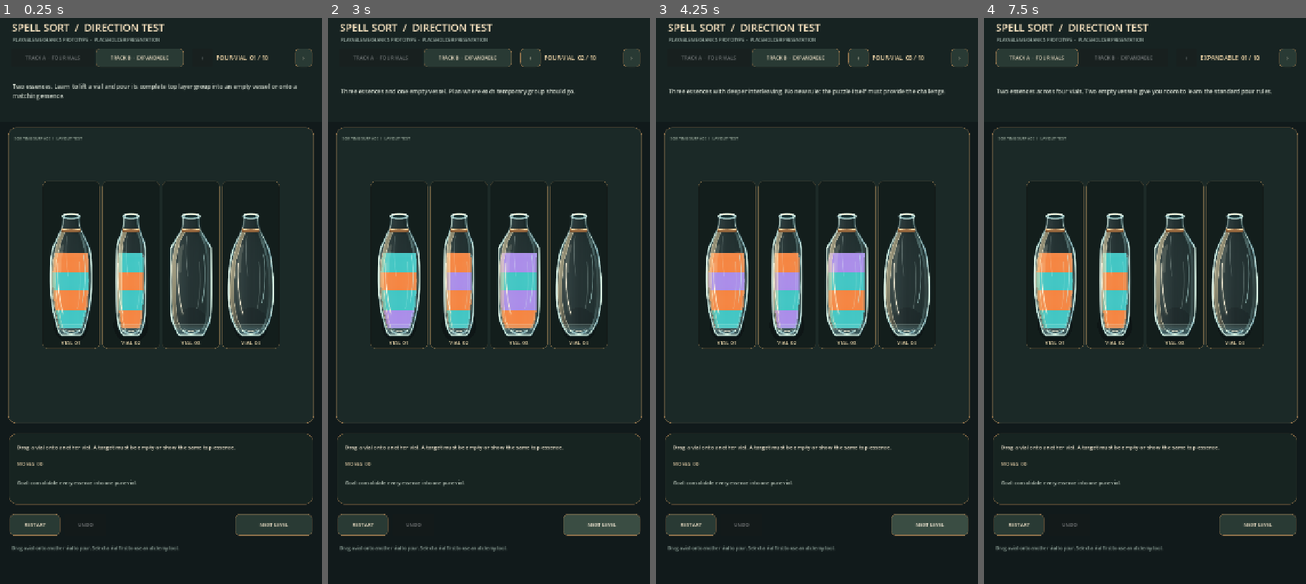
Above: before the commit, frames 1-4 (left to right).
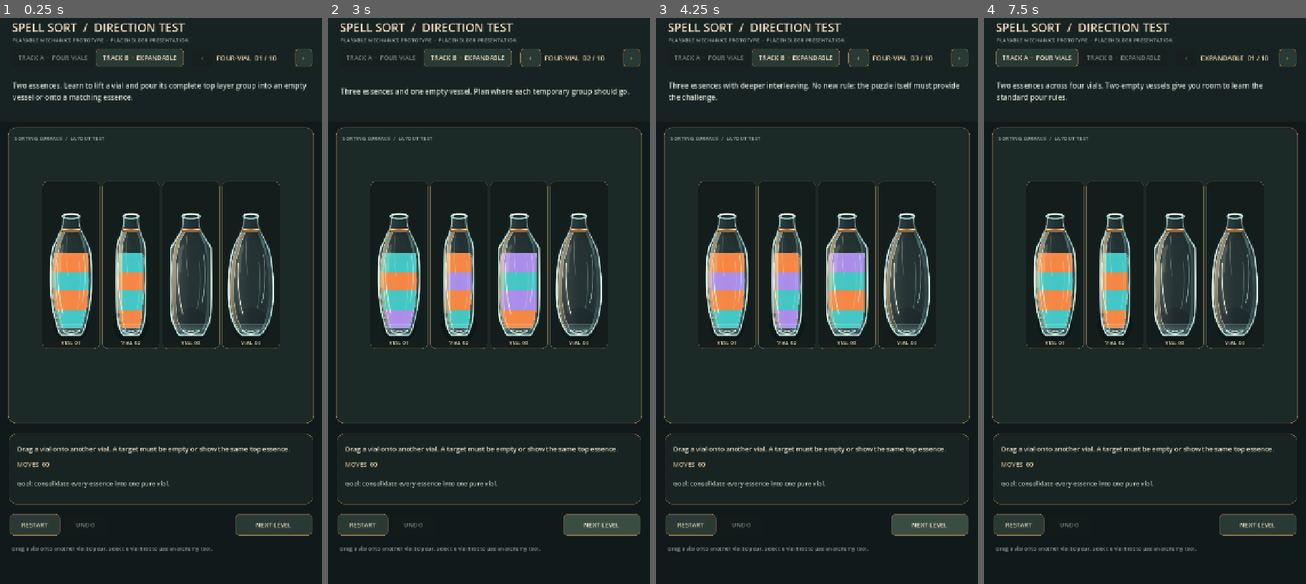
Above: after the commit, the same moments.

Repository: Kryodo/spell-sort-game
Game: Godot game, scene res://scenes/sorting_direction_prototype.tscn
The game is run twice, just before and just after one commit, with the same random seed, the same clock (stepped at 60 frames per second) and the same inputs. This scene is started directly instead of the project's main scene.
Inputs:
- Up to frame 1 (0.25 s): no input
- Up to frame 2 (3 s): click "RESTART" at 0.5 s; click "RESTART" at 1.25 s; click "RESTART" at 2 s; click "NEXT LEVEL" at 2.75 s
- Up to frame 3 (4.25 s): click "NEXT LEVEL" at 3.5 s
- Up to frame 4 (7.5 s): click "TRACK B · EXPANDABLE" at 4.25 s; click "TRACK A · FOUR VIALS" at 5 s; click "›" at 5.75 s; click "‹" at 6.5 s; click "TRACK B · EXPANDABLE" at 7.25 s

The runs differ from the first frame. In frame 1, 3.6% of the frame differs, in the area x 3-96%, y 0-95%; in frame 2, 3.3%; in frame 3, 3.8%, in the area x 3-95%, y 0-95%; in frame 4, 3.8%.

Commit message:
Fix anchored vial dragging and enlarge prototype typography

Diff:
--- a/scripts/sorting_direction_prototype.gd
+++ b/scripts/sorting_direction_prototype.gd
@@ -214,9 +214,9 @@
 
 
 func _build_interface() -> void:
-	var title := _make_label("SPELL SORT  /  DIRECTION TEST", Vector2(26.0, 18.0), Vector2(500.0, 38.0), 23, Color("#f3dfbd"))
+	var title := _make_label("SPELL SORT  /  DIRECTION TEST", Vector2(26.0, 18.0), Vector2(500.0, 38.0), 26, Color("#f3dfbd"))
 	add_child(title)
-	var subtitle := _make_label("PLAYABLE MECHANICS PROTOTYPE  ·  PLACEHOLDER PRESENTATION", Vector2(28.0, 54.0), Vector2(610.0, 20.0), 10, Color("#9eb0a8"))
+	var subtitle := _make_label("PLAYABLE MECHANICS PROTOTYPE  ·  PLACEHOLDER PRESENTATION", Vector2(28.0, 54.0), Vector2(610.0, 20.0), 12, Color("#9eb0a8"))
 	add_child(subtitle)
 
 	track_a_button = _make_button("TRACK A  ·  FOUR VIALS", Vector2(26.0, 84.0), Vector2(178.0, 42.0), Callable(self, "_select_track_a"))
@@ -226,30 +226,30 @@
 
 	previous_button = _make_button("‹", Vector2(430.0, 84.0), Vector2(46.0, 42.0), Callable(self, "_previous_level"))
 	add_child(previous_button)
-	level_label = _make_label("", Vector2(484.0, 82.0), Vector2(164.0, 46.0), 13, Color("#f0d6a8"))
+	level_label = _make_label("", Vector2(484.0, 82.0), Vector2(164.0, 46.0), 15, Color("#f0d6a8"))
 	add_child(level_label)
 	next_button = _make_button("›", Vector2(660.0, 84.0), Vector2(38.0, 42.0), Callable(self, "_next_level"))
 	add_child(next_button)
 
-	description_label = _make_label("", Vector2(28.0, 139.0), Vector2(664.0, 82.0), 13, Color("#d1d9ce"), true)
+	description_label = _make_label("", Vector2(28.0, 139.0), Vector2(664.0, 82.0), 16, Color("#d1d9ce"), true)
 	add_child(description_label)
 
 	var board := _make_panel(Rect2(18.0, 260.0, 684.0, 662.0), Color("#1b2927"), Color("#8e714c"), 18)
 	board.z_index = 0
 	add_child(board)
 
-	var board_title := _make_label("SORTING SURFACE  /  LAYOUT TEST", Vector2(32.0, 273.0), Vector2(560.0, 20.0), 9, Color("#9cae9f"))
+	var board_title := _make_label("SORTING SURFACE  /  LAYOUT TEST", Vector2(32.0, 273.0), Vector2(560.0, 20.0), 12, Color("#9cae9f"))
 	add_child(board_title)
 
 	var status_panel := _make_panel(Rect2(20.0, 944.0, 680.0, 158.0), Color("#172421"), Color("#856844"), 16)
 	status_panel.z_index = 0
 	add_child(status_panel)
 
-	status_label = _make_label("", Vector2(38.0, 956.0), Vector2(644.0, 38.0), 12, Color("#f0e6d1"), true)
+	status_label = _make_label("", Vector2(38.0, 956.0), Vector2(644.0, 44.0), 15, Color("#f0e6d1"), true)
 	add_child(status_label)
-	move_label = _make_label("", Vector2(38.0, 1000.0), Vector2(200.0, 25.0), 11, Color("#d8c39f"))
+	move_label = _make_label("", Vector2(38.0, 1000.0), Vector2(200.0, 27.0), 14, Color("#d8c39f"))
 	add_child(move_label)
-	objective_label = _make_label("", Vector2(38.0, 1027.0), Vector2(644.0, 55.0), 11, Color("#c3d0c4"), true)
+	objective_label = _make_label("", Vector2(38.0, 1027.0), Vector2(644.0, 58.0), 14, Color("#c3d0c4"), true)
 	add_child(objective_label)
 
 	restart_button = _make_button("RESTART", Vector2(22.0, 1124.0), Vector2(112.0, 48.0), Callable(self, "_restart_level"))
@@ -263,7 +263,7 @@
 	next_level_action_button = _make_button("NEXT LEVEL", Vector2(526.0, 1124.0), Vector2(172.0, 48.0), Callable(self, "_next_level"))
 	add_child(next_level_action_button)
 
-	_add_label_to_bottom("Drag a vial onto another vial to pour. Select a vial first to use an alchemy tool.", Vector2(26.0, 1186.0), Vector2(668.0, 28.0), 10, Color("#8fa39a"))
+	_add_label_to_bottom("Drag a vial onto another vial to pour. Select a vial first to use an alchemy tool.", Vector2(26.0, 1186.0), Vector2(668.0, 30.0), 12, Color("#8fa39a"))
 
 
 func _make_label(
@@ -316,7 +316,7 @@
 	button.position = position_value
 	button.size = size_value
 	button.focus_mode = Control.FOCUS_NONE
-	button.add_theme_font_size_override("font_size", 11)
+	button.add_theme_font_size_override("font_size", 14)
 	button.add_theme_color_override("font_color", Color("#f2e4ca"))
 	button.add_theme_color_override("font_hover_color", Color("#fff3df"))
 	button.add_theme_color_override("font_pressed_color", Color("#f9d18e"))
@@ -439,7 +439,7 @@
 	slot_positions.append(position_value)
 
 	if index == int(level_data.get("locked_vial", -1)):
-		locked_label = _make_label("SEALED", position_value + Vector2(7.0, size_value.y * 0.52), Vector2(size_value.x - 14.0, 25.0), 10, Color("#f5d69a"))
+		locked_label = _make_label("SEALED", position_value + Vector2(7.0, size_value.y * 0.52), Vector2(size_value.x - 14.0, 25.0), 13, Color("#f5d69a"))
 		locked_label.horizontal_alignment = HORIZONTAL_ALIGNMENT_CENTER
 		locked_label.z_index = 8
 		locked_label.add_to_group("direction_level_overlay")
@@ -494,17 +494,25 @@
 	if current_track == "A" and level_data.get("special", "") == "recipe" and index == int(level_data["recipe_target"]):
 		_set_status("The recipe flask is the receiver. Choose an ingredient vial instead.")
 		return
+
+	if tool_selected_vial >= 0 and tool_selected_vial < bottle_nodes.size():
+		bottle_nodes[tool_selected_vial].call("set_feedback", false, false, false)
+
 	selected_vial = index
 	tool_selected_vial = index
 	is_dragging = true
 	drag_origin = slot_positions[index]
 	grab_offset = pointer - drag_origin
-	if tool_selected_vial >= 0 and tool_selected_vial != index and tool_selected_vial < bottle_nodes.size():
-		bottle_nodes[tool_selected_vial].call("set_feedback", false, false, false)
 	var vial: Control = bottle_nodes[index]
 	vial.z_index = 50
 	vial.call("set_feedback", true, false, true)
-	vial.call("set_pose", Vector2(24.0, 0.0))
+
+	# The bottle draws its glass around an internal pivot. Compensate for that
+	# transform immediately so the exact point grabbed stays under the pointer.
+	var pickup_pose := Vector2(0.0, 0.0)
+	vial.call("set_pose", pickup_pose)
+	var pickup_anchor: Vector2 = vial.call("get_point_local_for_pose", grab_offset, pickup_pose)
+	vial.position = pointer - pickup_anchor
 	_set_status("Vial lifted. Release it over a valid receiving vial.")
 
 
@@ -512,12 +520,15 @@
 	if selected_vial < 0 or not is_dragging:
 		return
 	var vial: Control = bottle_nodes[selected_vial]
-	vial.position = pointer - grab_offset
 	var delta_x := pointer.x - (drag_origin.x + vial.size.x * 0.5)
 	var tilt := deg_to_rad(38.0) * signf(delta_x)
 	if is_zero_approx(delta_x):
 		tilt = 0.0
-	vial.call("set_pose", Vector2(24.0, tilt))
+
+	var drag_pose := Vector2(18.0, tilt)
+	vial.call("set_pose", drag_pose)
+	var drag_anchor: Vector2 = vial.call("get_point_local_for_pose", grab_offset, drag_pose)
+	vial.position = pointer - drag_anchor
 
 
 func _finish_drag(pointer: Vector2) -> void:
@@ -596,9 +607,10 @@
 	var target_center := slot_positions[target_index] + target_vial.size * 0.5
 	var stage_position := target_center - Vector2(source_vial.size.x * 0.5, source_vial.size.y * 0.78)
 
+	var current_source_pose: Vector2 = source_vial.call("get_pose")
 	var approach := create_tween().set_parallel(true)
 	approach.tween_property(source_vial, "position", stage_position, 0.16).set_trans(Tween.TRANS_CUBIC).set_ease(Tween.EASE_OUT)
-	approach.tween_method(Callable(source_vial, "set_pose"), Vector2(24.0, 0.0), Vector2(20.0, deg_to_rad(62.0)), 0.16)
+	approach.tween_method(Callable(source_vial, "set_pose"), current_source_pose, Vector2(20.0, deg_to_rad(62.0)), 0.16)
 	await approach.finished
 
 	var next_source: Array = bottle_contents[source_index].duplicate()
@@ -655,9 +667,10 @@
 func _return_vial(index: int, message: String) -> void:
 	is_animating = true
 	var vial: Control = bottle_nodes[index]
+	var current_pose: Vector2 = vial.call("get_pose")
 	var tween := create_tween().set_parallel(true)
 	tween.tween_property(vial, "position", slot_positions[index], 0.18).set_trans(Tween.TRANS_CUBIC).set_ease(Tween.EASE_OUT)
-	tween.tween_method(Callable(vial, "set_pose"), Vector2(24.0, 0.0), Vector2.ZERO, 0.18)
+	tween.tween_method(Callable(vial, "set_pose"), current_pose, Vector2.ZERO, 0.18).set_trans(Tween.TRANS_CUBIC).set_ease(Tween.EASE_OUT)
 	await tween.finished
 	vial.z_index = 2
 	vial.call("set_feedback", false, false, false)
